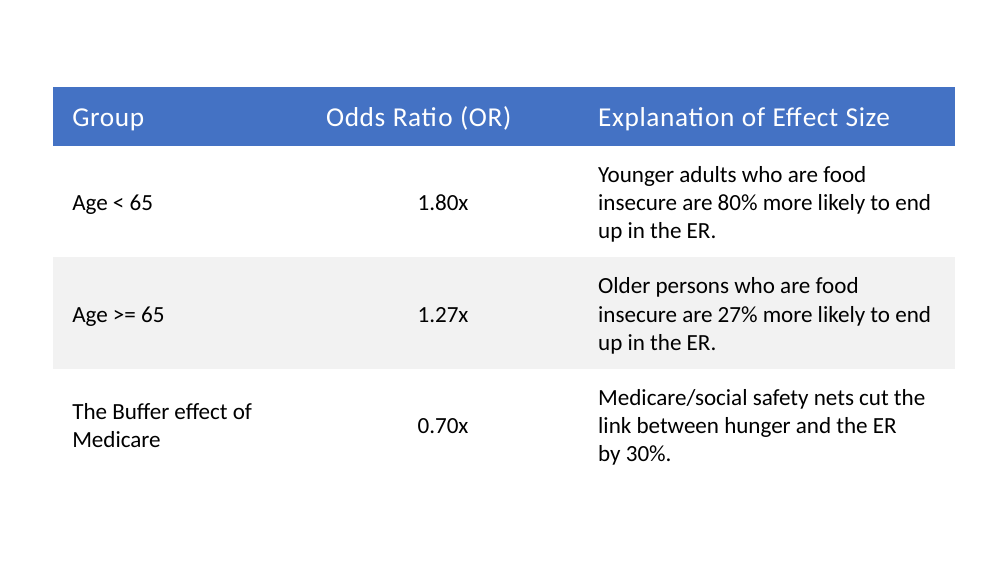
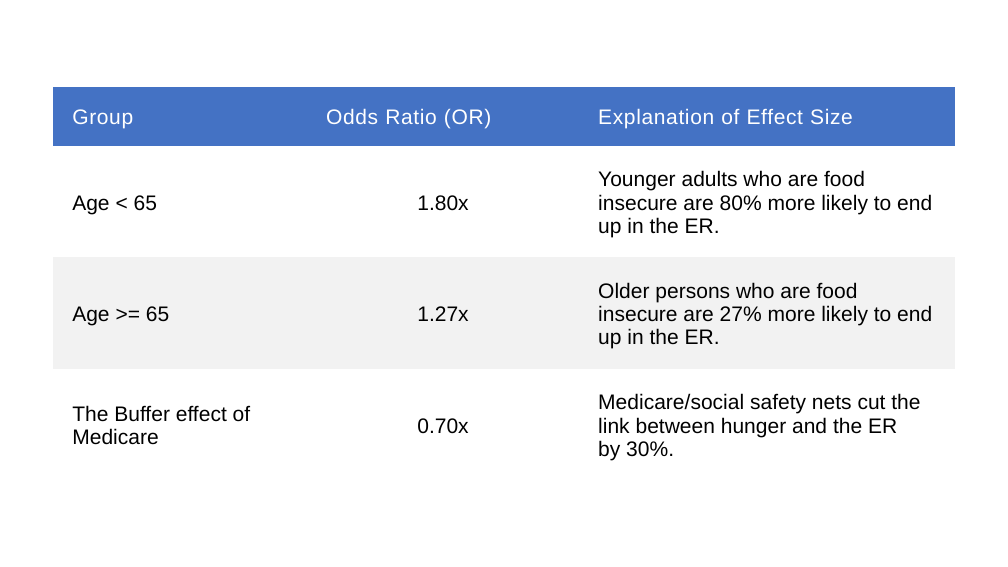
Before and after one commit to issues-osu/statsii-spring2026, a slide deck: slide 6 of slides/dummy/dummy_vars2026.pptx. Drawn at 1008x567 pixels with LibreOffice and Linux fonts; fonts in the diff are those of the drawing. Boxes give left, top, right and bottom in pixels: in the first picture for what was removed or moved away, otherwise in the second. Text is boxed around its words. In the diff, an @@ line names an element or a change of style, - is before the commit and + after.

```diff
--- a/slides/dummy/dummy_vars2026.pptx
+++ b/slides/dummy/dummy_vars2026.pptx
@@ table at (53, 87, 955, 480) @@
@@ size 26 to 20 pt in "Group", "Odds Ratio (OR)", "Explanation of Effect Size" @@
@@ font Calibri to Arial @@
@@ size 22 to 20 pt in "Age < 65", "1.80x", "Younger adults who are food insecure are ...", "Age >= 65" and 5 more places @@
```
Also in this commit, not shown: 2 other slides changed, 2 other files.
